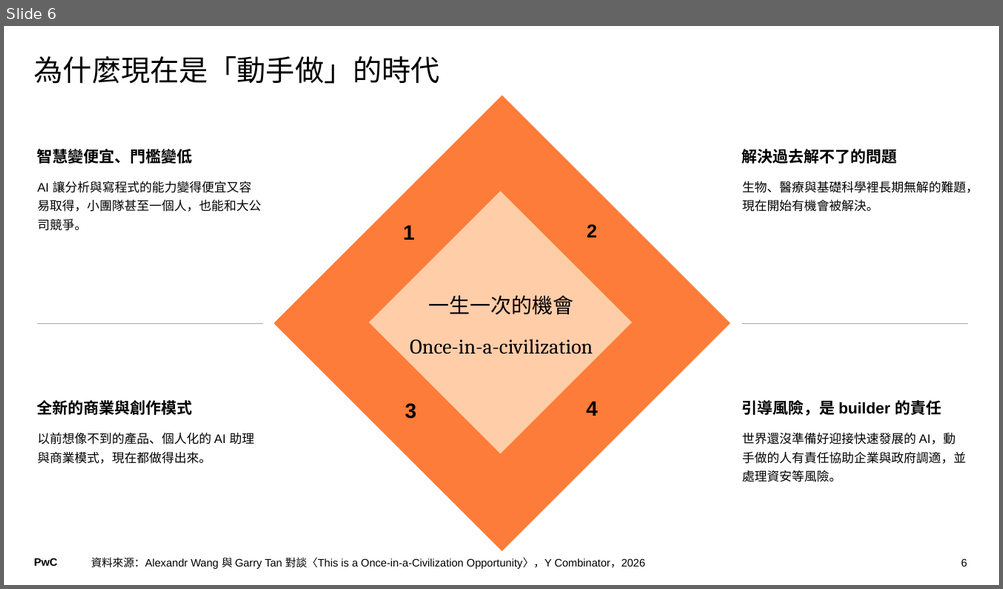
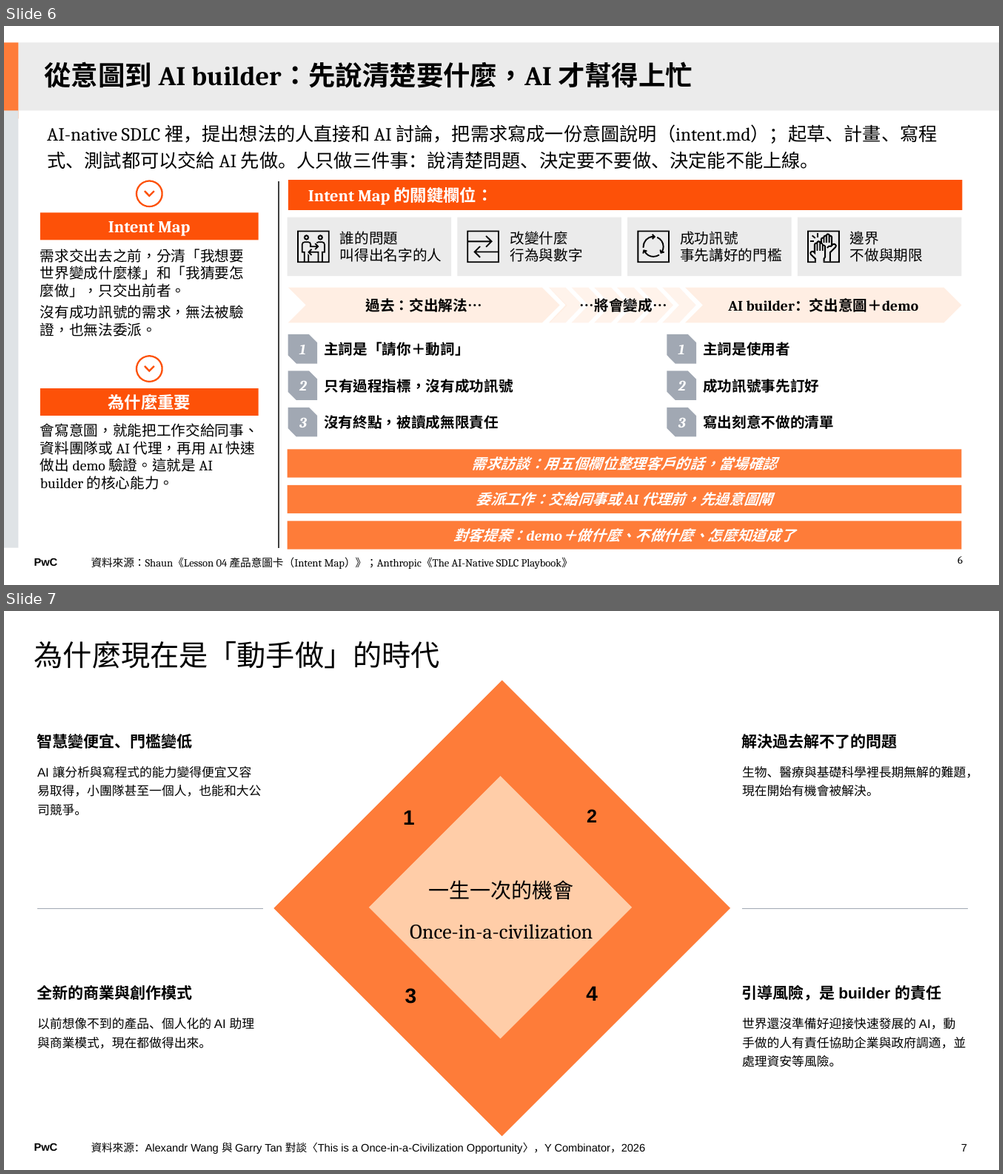
Before and after one commit to Robshao/PwC_FSC1, a slide deck: pwc-fsc1-ai-short-vid/07-ba-team-meeting-1021/BA組會分享_1106.pptx. Shown one above the other, each under a label of ours: slide 6 before the commit, slides 6 and 7 after it. The pictures are 1003x589 and 1003x1174 pixels, drawn with LibreOffice and Linux fonts; fonts in the diff are those of the drawing. Boxes give left, top, right and bottom in pixels: in the first picture for what was removed or moved away, otherwise in the second. Text is boxed around its words. In the diff, an @@ line names an element or a change of style, - is before the commit and + after.

```diff
--- a/pwc-fsc1-ai-short-vid/07-ba-team-meeting-1021/BA組會分享_1106.pptx
+++ b/pwc-fsc1-ai-short-vid/07-ba-team-meeting-1021/BA組會分享_1106.pptx
@@ slide 6 added at (4, 26, 999, 585), background #FFFFFF; not listed: 1 template element that a slide beside it also shows @@
@@ rectangle added at (4, 42, 18, 118), fill #FE7C39 @@
@@ rectangle added at (18, 42, 999, 110), fill #EBEBEB @@
@@ text added at (45, 62, 692, 88), 26 pt, text #000000, bold @@
+從意圖到 AI builder：先說清楚要什麼，AI 才幫得上忙
@@ rectangle added at (4, 111, 18, 549), fill #DFE3E6 @@
@@ text added at (47, 124, 937, 169), 18 pt, text #000000 @@
+AI-native SDLC 裡，提出想法的人直接和 AI 討論，把需求寫成一份意圖說明（intent.md）；起草、計畫、寫程式、測試都可以交給 AI 先做。人只做三件事：說清楚問題、決定要不要做、決定能不能上線。
@@ rectangle added at (288, 180, 962, 210), fill #FD5108, 16 pt, text #FFFFFF, bold @@
+Intent Map 的關鍵欄位：
@@ line added from (279, 182) to (279, 549), #404040 1.5 pt @@
@@ group added at (287, 218, 962, 277): 17 freeform shapes, 4 rectangles, 4 texts @@
+誰的問題
+叫得出名字的人
+改變什麼
+行為與數字
+成功訊號
+事先講好的門檻
+邊界
+不做與期限
@@ chevron added at (549, 287, 698, 323), fill #FFFFFF at 30% opacity, 14 pt, text #000000, bold @@
+…將會變成…
@@ group added at (288, 288, 962, 323): 8 chevrons @@
+過去：交出解法…
+AI builder：交出意圖＋demo
@@ snip diag rect added at (288, 335, 317, 364), fill #A1A8B3, 14 pt, text #FFFFFF, bold, italic @@
+1
@@ snip diag rect added at (666, 335, 696, 364), fill #A1A8B3, 14 pt, text #FFFFFF, bold, italic @@
+1
@@ group added at (40, 181, 259, 490): 2 texts, 2 rectangles, 2 freeform shapes @@
+需求交出去之前，分清「我想要世界變成什麼樣」和「我猜要怎麼做」，只交出前者。
+沒有成功訊號的需求，無法被驗證，也無法委派。
+Intent Map
+會寫意圖，就能把工作交給同事、資料團隊或 AI 代理，再用 AI 快速做出 demo 驗證。這就是 AI builder 的核心能力。
+為什麼重要
@@ text added at (324, 342, 469, 356), 14 pt, text #000000, bold @@
+主詞是「請你＋動詞」
@@ text added at (703, 342, 790, 356), 14 pt, text #000000, bold @@
+主詞是使用者
@@ snip diag rect added at (288, 372, 317, 400), fill #A1A8B3, 14 pt, text #FFFFFF, bold, italic @@
+2
@@ text added at (324, 379, 512, 393), 14 pt, text #000000, bold @@
+只有過程指標，沒有成功訊號
@@ snip diag rect added at (666, 372, 696, 400), fill #A1A8B3, 14 pt, text #FFFFFF, bold, italic @@
+2
@@ text added at (703, 379, 819, 393), 14 pt, text #000000, bold @@
+成功訊號事先訂好
@@ snip diag rect added at (288, 408, 317, 437), fill #A1A8B3, 14 pt, text #FFFFFF, bold, italic @@
+3
@@ text added at (324, 415, 498, 429), 14 pt, text #000000, bold @@
+沒有終點，被讀成無限責任
@@ snip diag rect added at (666, 408, 696, 437), fill #A1A8B3, 14 pt, text #FFFFFF, bold, italic @@
+3
@@ text added at (703, 415, 834, 429), 14 pt, text #000000, bold @@
+寫出刻意不做的清單
@@ rectangle added at (287, 450, 962, 478), fill #FE7C39, 14 pt, text #FFFFFF, bold, italic @@
+需求訪談：用五個欄位整理客戶的話，當場確認
@@ rectangle added at (287, 486, 962, 514), fill #FE7C39, 14 pt, text #FFFFFF, bold, italic @@
+委派工作：交給同事或 AI 代理前，先過意圖閘
@@ rectangle added at (287, 521, 962, 550), fill #FE7C39, 14 pt, text #FFFFFF, bold, italic @@
+對客提案：demo＋做什麼、不做什麼、怎麼知道成了
@@ text added at (91, 557, 572, 569), 10.5 pt, text #000000 @@
+資料來源：Shaun《Lesson 04 產品意圖卡（Intent Map）》；Anthropic《The AI-Native SDLC Playbook》
@@ page number added at (957, 557, 962, 564), 10.5 pt, text #000000 @@
+6
@@ what was slide 6 is now slide 7 @@
@@ page number at (961, 1145, 967, 1152): text changed @@
-6
+7
```
Also in this commit, not shown: 6 slides changed, 2 other slides added, 2 slides removed, 1 other file.
